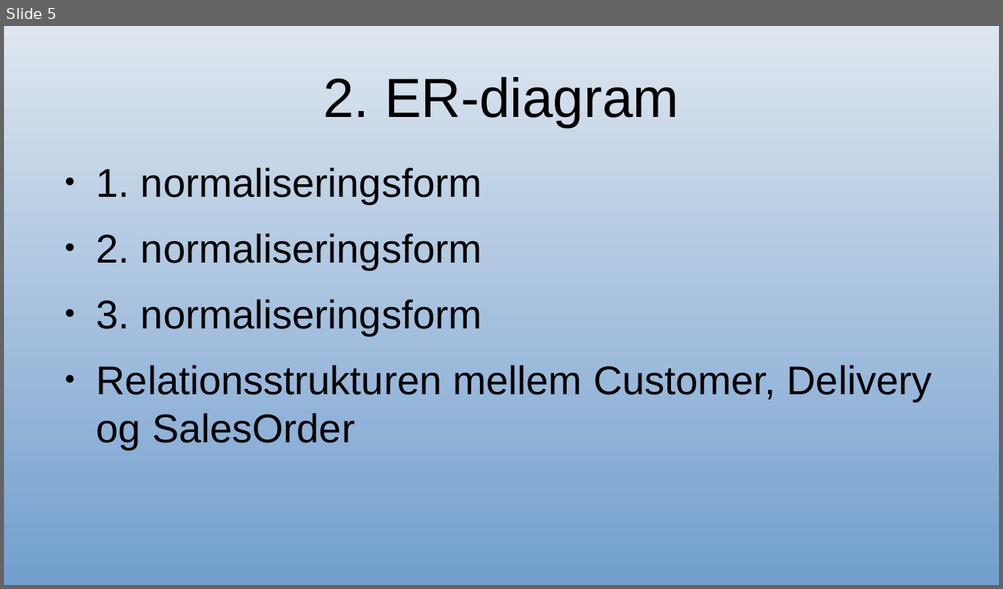
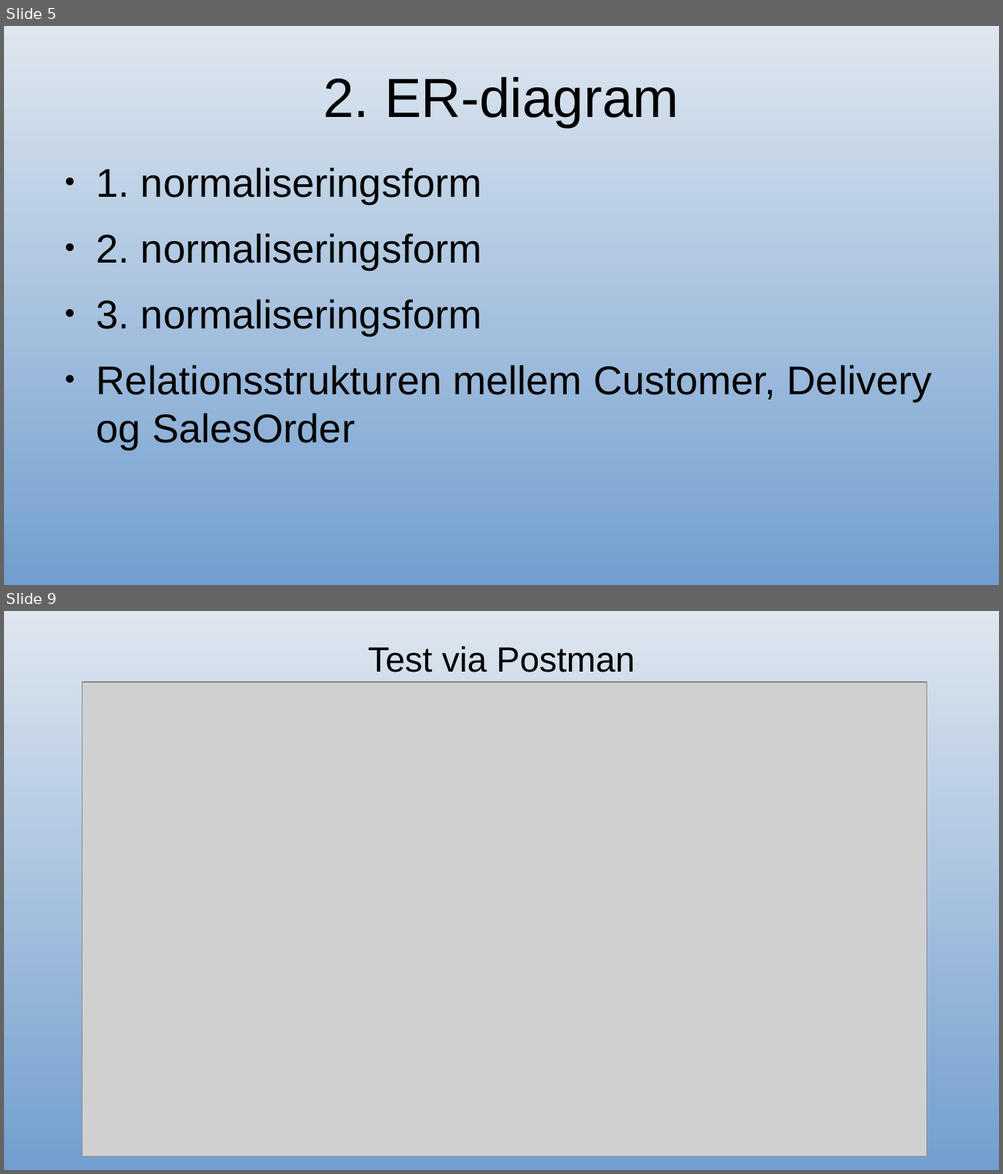
Before and after one commit to Developerlink/H3Webshop, a slide deck: Documentation/evaluation_presentation.odp. Shown one above the other, each under a label of ours: slide 5 before the commit, slides 5 and 9 after it; the slides between them are not shown. The pictures are 1003x589 and 1003x1174 pixels, drawn with LibreOffice and Linux fonts; fonts in the diff are those of the drawing; grey boxes stand for pictures. Boxes give left, top, right and bottom in pixels: in the first picture for what was removed or moved away, otherwise in the second. Text is boxed around its words. In the diff, an @@ line names an element or a change of style, - is before the commit and + after.

```diff
--- a/Documentation/evaluation_presentation.odp
+++ b/Documentation/evaluation_presentation.odp
@@ slide 9 added at (4,611,999,1170), background gradient #DEE6EF to #729FCF @@
@@ title added at (368,646,634,672), 28 pt, text #000000 @@
+Test via Postman
@@ picture added at (82,682,928,1158) @@
```
Also in this commit, not shown: 1 slide changed, 4 other slides added, 5 slides removed, 40 other files.
